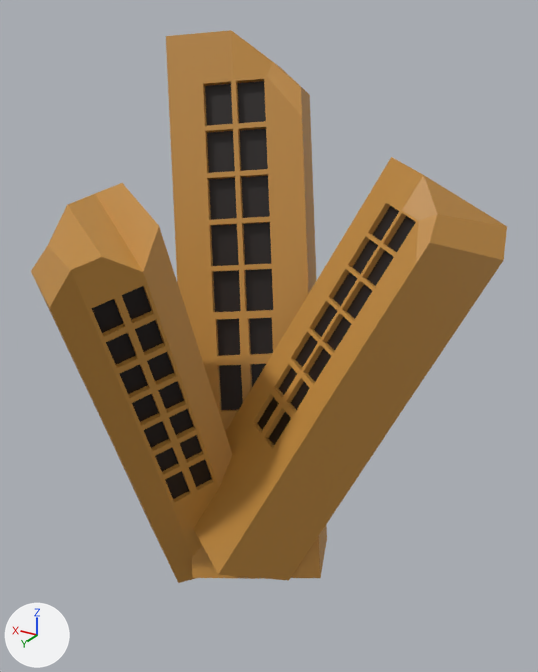
A saved change to the FBX model Assets/Meshes/Obstaculos/Obstaculo6.fbx.
Before and after are seen from a camera (50 mm lens) standing at (-17.2, 28.6, 18.6) and looking at (-0.8, 1.1, 4.9). The lights are fixed; the arrows at lower left show +X, +Y and +Z. Where no turn or scale is listed for an object, it has been applied to the vertices.

Objects in the first picture: 'Obstaculo6'.
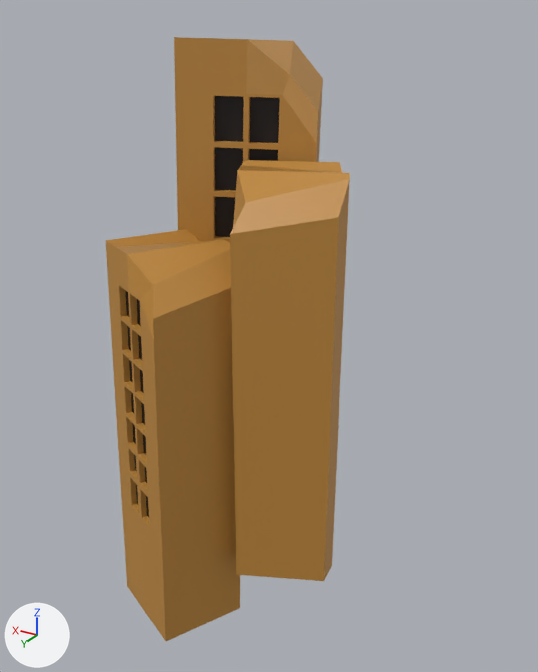
Boxes (x1, y1, x2, y2) around the edits, measured in the pictures (538 x 672 px; the box of a moved part takes in the faces that stretch with it):
'Obstaculo6', reshaped (48% narrower, 9% taller)
    before: (31, 30, 507, 583)
    after: (105, 37, 350, 641)
part 1 of me_obstaculo6, moved or reshaped
    before: (166, 30, 327, 579)
    after: (174, 37, 323, 242)
part 2 of me_obstaculo6, moved or reshaped
    before: (194, 157, 507, 581)
    after: (230, 160, 350, 581)
part 3 of me_obstaculo6, moved or reshaped
    before: (31, 183, 232, 583)
    after: (105, 229, 240, 641)

Patch to the scene script:
```diff
--- a/Assets/Meshes/Obstaculos/Obstaculo6.fbx.py
+++ b/Assets/Meshes/Obstaculos/Obstaculo6.fbx.py
@@ me_obstaculo6 @@
 me_obstaculo6.from_pydata(...)  # 1032 vertices, 1026 faces; spans x -10.2..8.4, y -8.7..11.6, z -8.6..18.0
 # used by ob_obstaculo6; location = (0.0, 0.0, 0.0)
+# me_obstaculo6 part 1: the loose piece of 344 vertices spanning x -4.8..8.4, y -8.7..5.7, z -8.6..18.0 is multiplied about its middle by the matrix ((0.975, 0.0, -0.224), (0.053, 0.972, 0.228), (0.218, -0.234, 0.947)), then moved by (0.5, -0.5, -0.2)
+# me_obstaculo6 part 2: the loose piece of 344 vertices spanning x -10.2..2.1, y -5.0..7.2, z -6.3..13.1 is multiplied about its middle by the matrix ((0.724, 0.479, 0.496), (-0.58, 0.812, 0.064), (-0.372, -0.334, 0.866)), then moved by (2.3, 0.4, -0.4)
+# me_obstaculo6 part 3: the loose piece of 344 vertices spanning x -0.5..5.5, y -0.3..11.6, z -7.7..12.5 is multiplied about its middle by the matrix ((-0.129, -0.939, 0.318), (0.992, -0.126, 0.032), (0.01, 0.319, 0.948)), then moved by (0.1, -1.3, -2.6)
 me_obstaculo6.materials.append(mat_palette_obstaculo6)
```
